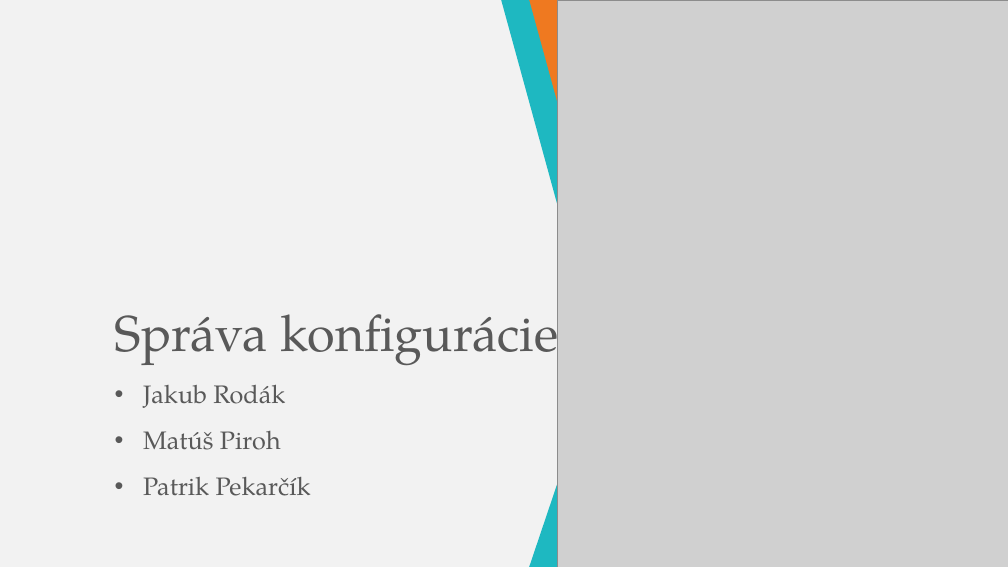
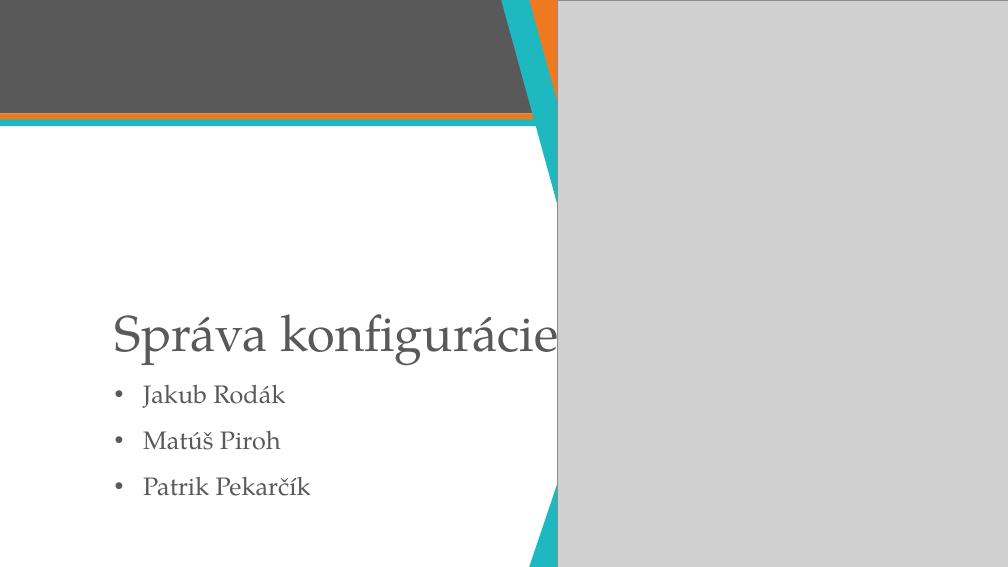
Before and after one commit to ppatrik/swib-prezentacia, a slide deck: slide 1 of swib.pptx. Drawn at 1008x567 pixels with LibreOffice and Linux fonts; fonts in the diff are those of the drawing; grey boxes stand for pictures. Boxes give left, top, right and bottom in pixels: in the first picture for what was removed or moved away, otherwise in the second. Text is boxed around its words. In the diff, an @@ line names an element or a change of style, - is before the commit and + after.

```diff
--- a/swib.pptx
+++ b/swib.pptx
@@ background #F2F2F2 to #FFFFFF @@
@@ rectangle added at (x1=0, y1=0, x2=1008, y2=113), fill #595959 @@
@@ rectangle added at (x1=0, y1=113, x2=1008, y2=120), fill #EF7920 @@
@@ rectangle added at (x1=0, y1=119, x2=1008, y2=126), fill #1EB8C1 @@
```
Also in this commit, not shown: 8 other slides changed, 8 slides added.
